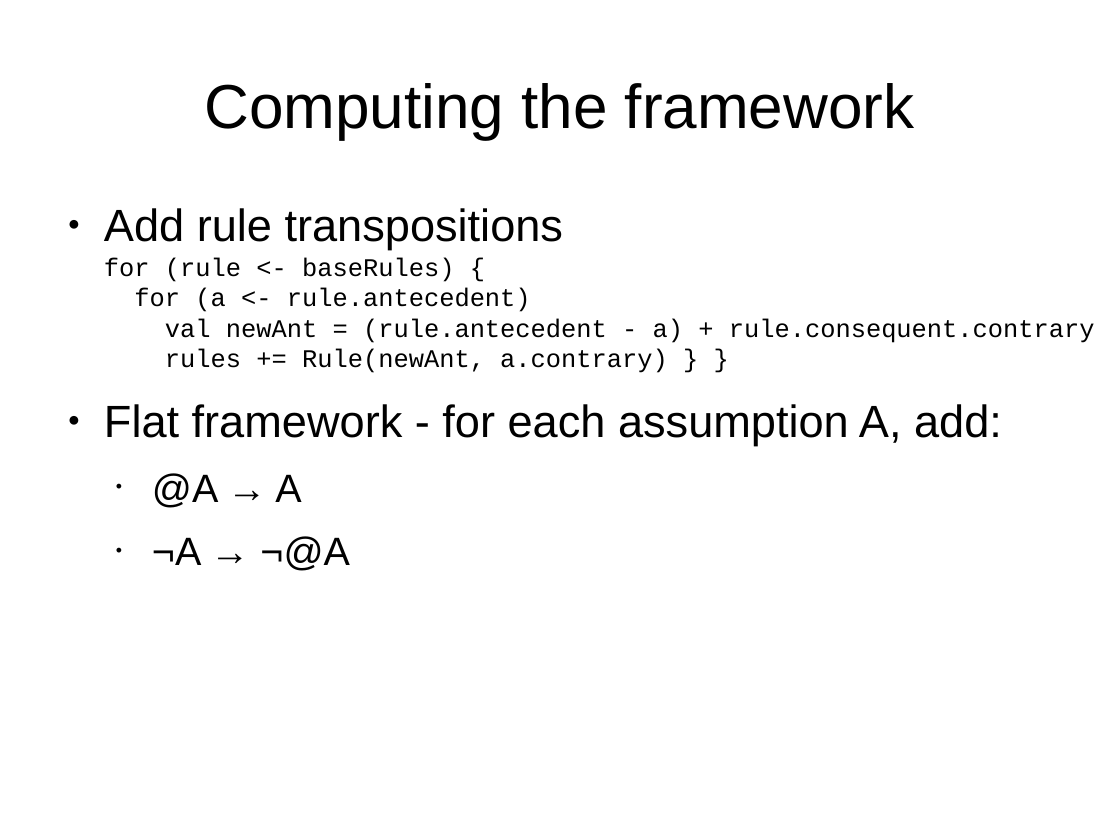
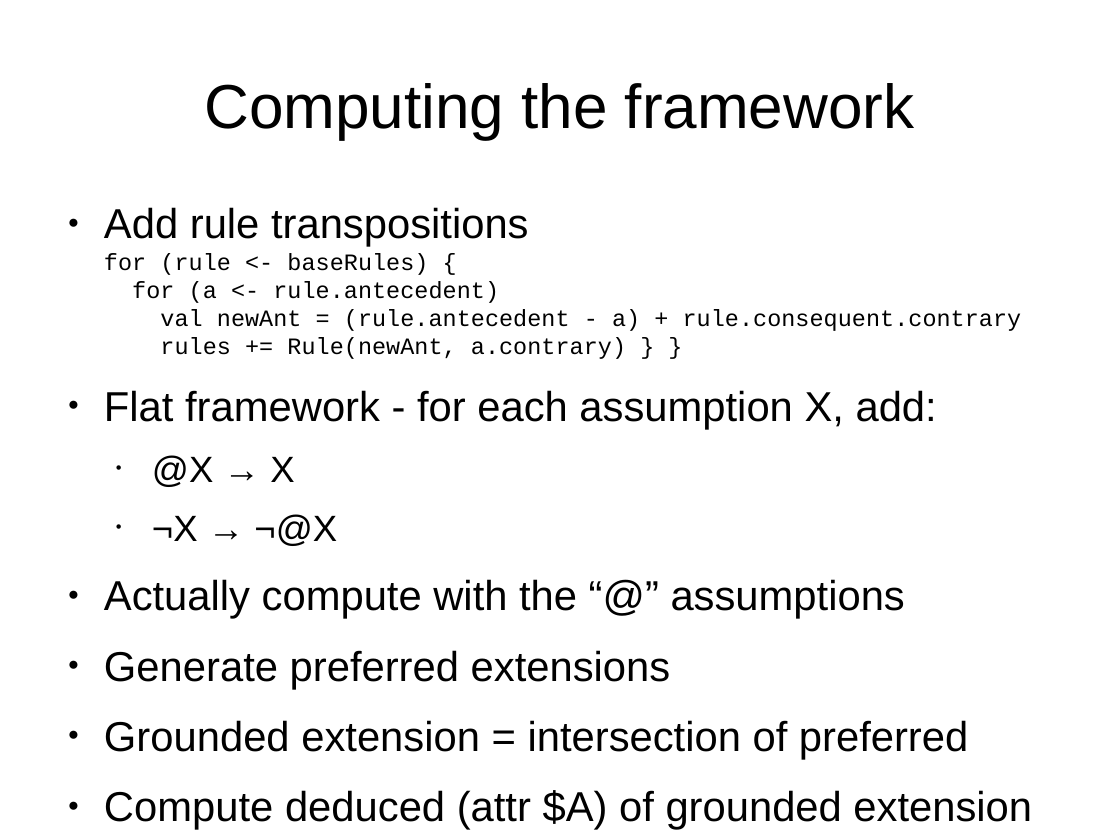
Before and after one commit to jefft0/nuvlworld, a slide deck: slide 7 of doc/Argumentation in Nuvl.odp. Drawn at 1120x840 pixels with LibreOffice and Linux fonts; fonts in the diff are those of the drawing. Boxes give left, top, right and bottom in pixels: in the first picture for what was removed or moved away, otherwise in the second. Text is boxed around its words. In the diff, an @@ line names an element or a change of style, - is before the commit and + after.

```diff
--- a/doc/Argumentation in Nuvl.odp
+++ b/doc/Argumentation in Nuvl.odp
@@ text at box(104, 207, 1022, 359): size 32 to 29.6 pt in "Add rule transpositions"; size 18 to 16.6 pt in "for (rule <- baseRules) { for (a ..." @@
@@ text at box(104, 390, 1032, 830): text changed; size 32 to 29.6 pt @@
-● Flat framework - for each assumption A, add:
-  • @A → A
-  • ¬A → ¬@A
+● Flat framework - for each assumption X, add:
+  • @X → X
+  • ¬X → ¬@X
+● Actually compute with the “@” assumptions
+● Generate preferred extensions
+● Grounded extension = intersection of preferred
+● Compute deduced (attr $A) of grounded extension
```
Also in this commit, not shown: 2 other slides changed, 8 slides added, 4 slides removed.
